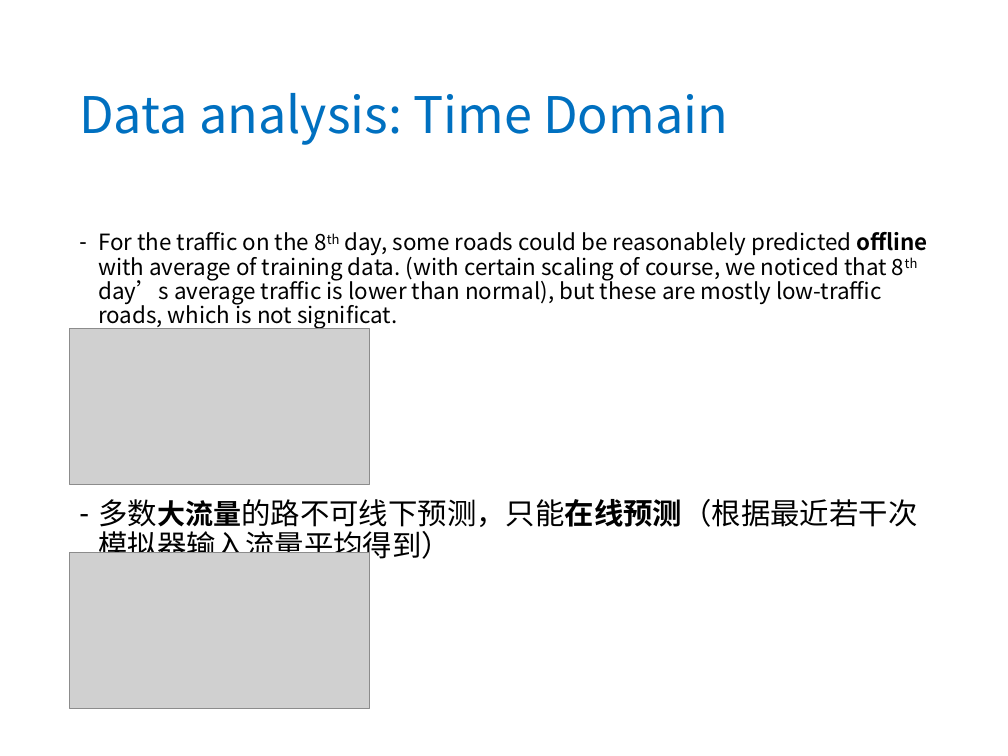
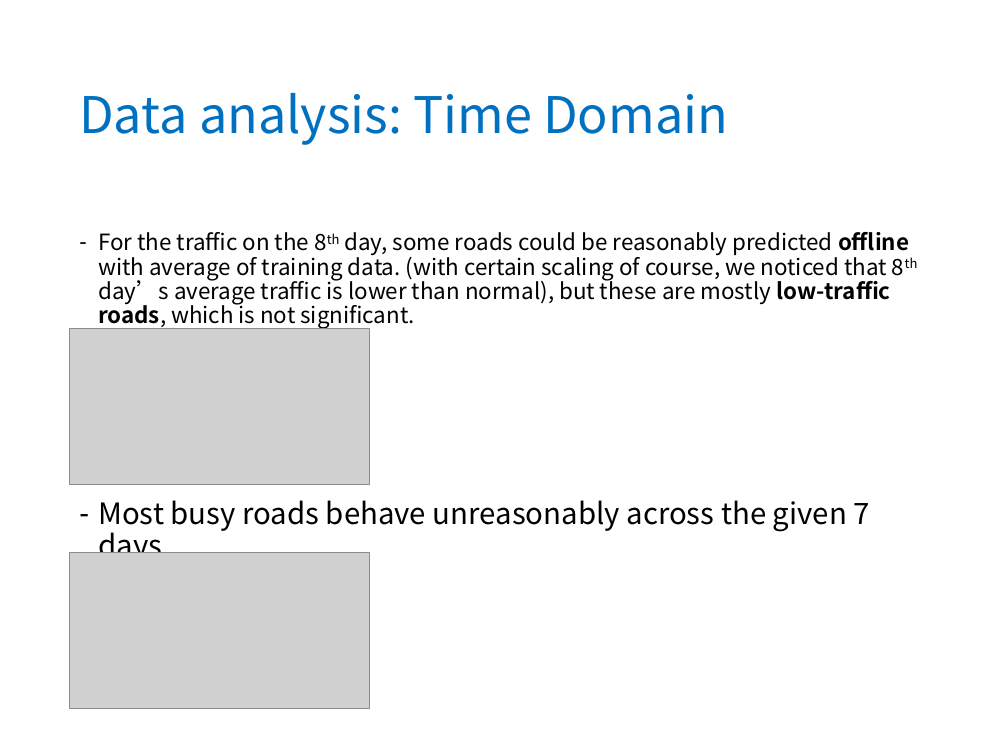
Before and after one commit to ZhuSixiao/docs, a slide deck: slide 6 of traffic_algo.pptx. Drawn at 1008x756 pixels with LibreOffice and Linux fonts; fonts in the diff are those of the drawing; grey boxes stand for pictures; background and template pictures are left out. Boxes give left, top, right and bottom in pixels: in the first picture for what was removed or moved away, otherwise in the second. Text is boxed around its words. In the diff, an @@ line names an element or a change of style, - is before the commit and + after.

```diff
--- a/traffic_algo.pptx
+++ b/traffic_algo.pptx
@@ text at bbox=[98, 232, 909, 564]: text changed @@
-– For the traffic on the 8th day, some roads could be reasonablely predicted offline with average of training data. (with certain scaling of course, we noticed that 8th day’s average traffic is lower than normal), but these are mostly low-traffic roads, which is not significat.
-– 多数大流量的路不可线下预测，只能在线预测（根据最近若干次模拟器输入流量平均得到）
+– For the traffic on the 8th day, some roads could be reasonably predicted offline with average of training data. (with certain scaling of course, we noticed that 8th day’s average traffic is lower than normal), but these are mostly low-traffic roads, which is not significant.
+– Most busy roads behave unreasonably across the given 7 days.
```
Also in this commit, not shown: 2 other slides changed, 11 slides added, 14 slides removed, 6 other files.
